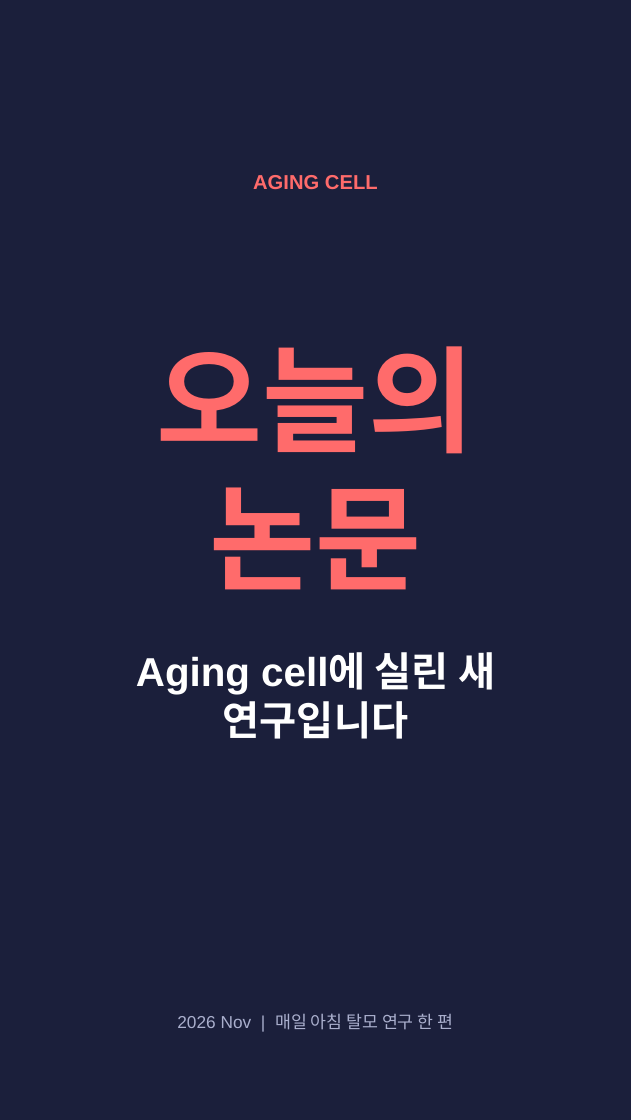
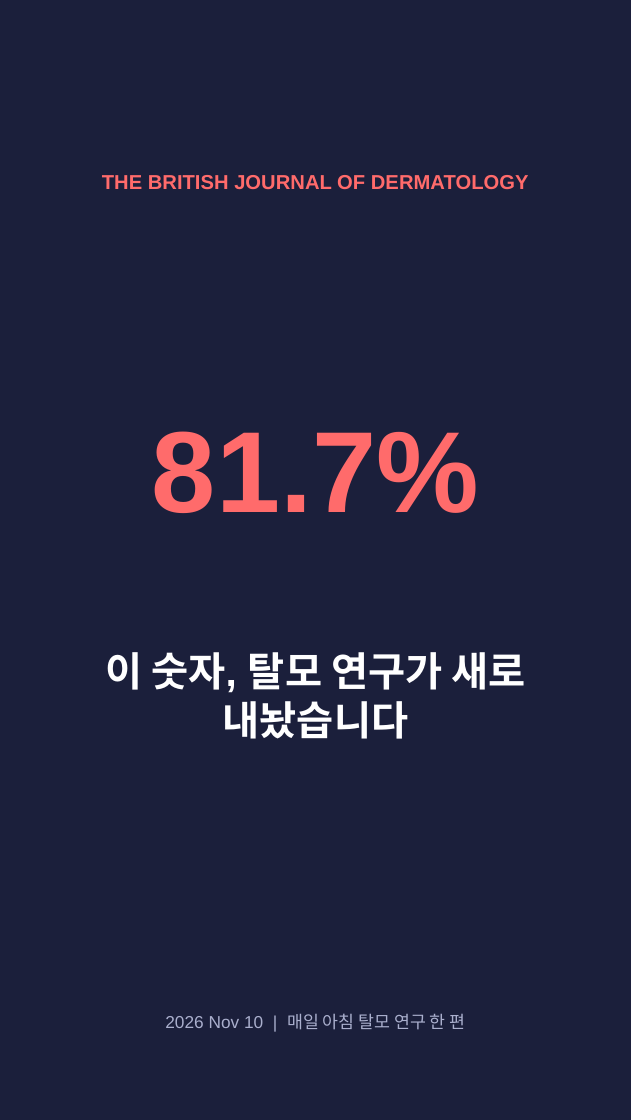
Before and after one commit to hyokang2010-BJ-ANTH/product-builder-test, a slide deck: slide 1 of pwa/data/latest/slides.pptx. Drawn at 631x1120 pixels with LibreOffice and Linux fonts; fonts in the diff are those of the drawing. Boxes give left, top, right and bottom in pixels: in the first picture for what was removed or moved away, otherwise in the second. Text is boxed around its words. In the diff, an @@ line names an element or a change of style, - is before the commit and + after.

```diff
--- a/pwa/data/latest/slides.pptx
+++ b/pwa/data/latest/slides.pptx
@@ text at [102,175,529,190]: text changed @@
-AGING CELL
+THE BRITISH JOURNAL OF DERMATOLOGY
@@ text at [152,431,479,513]: text changed @@
-오늘의 논문
+81.7%
@@ text at [105,652,526,739]: text changed @@
-Aging cell에 실린 새 연구입니다
+이 숫자, 탈모 연구가 새로 내놨습니다
@@ text at [165,1013,466,1030]: text changed @@
-2026 Nov | 매일 아침 탈모 연구 한 편
+2026 Nov 10 | 매일 아침 탈모 연구 한 편
```
Also in this commit, not shown: 2 other slides changed, 5 slides added, 4 slides removed, 26 other files.
